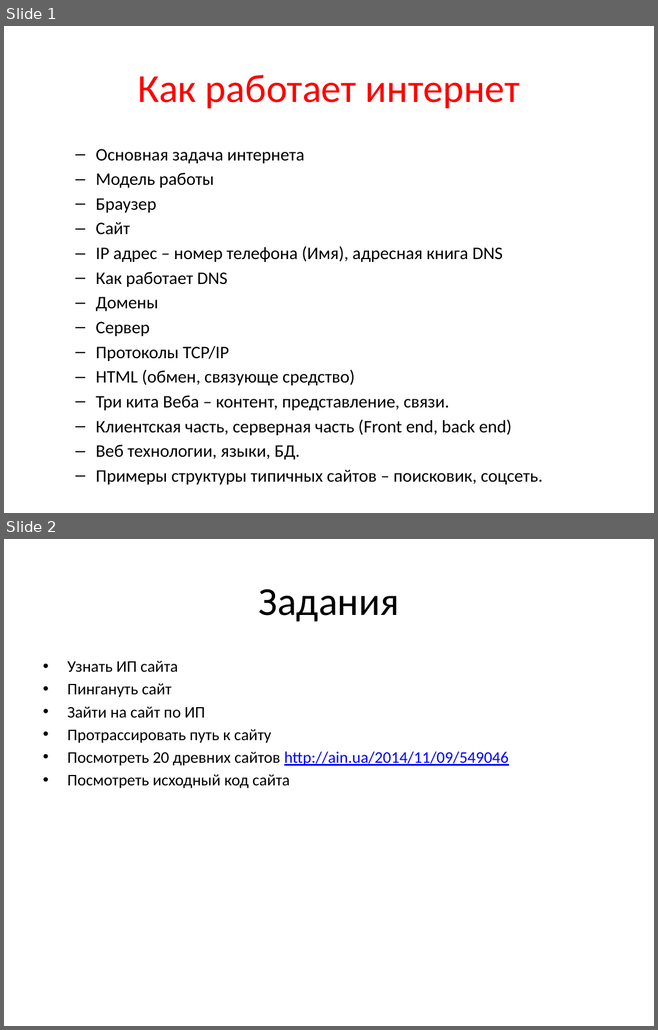
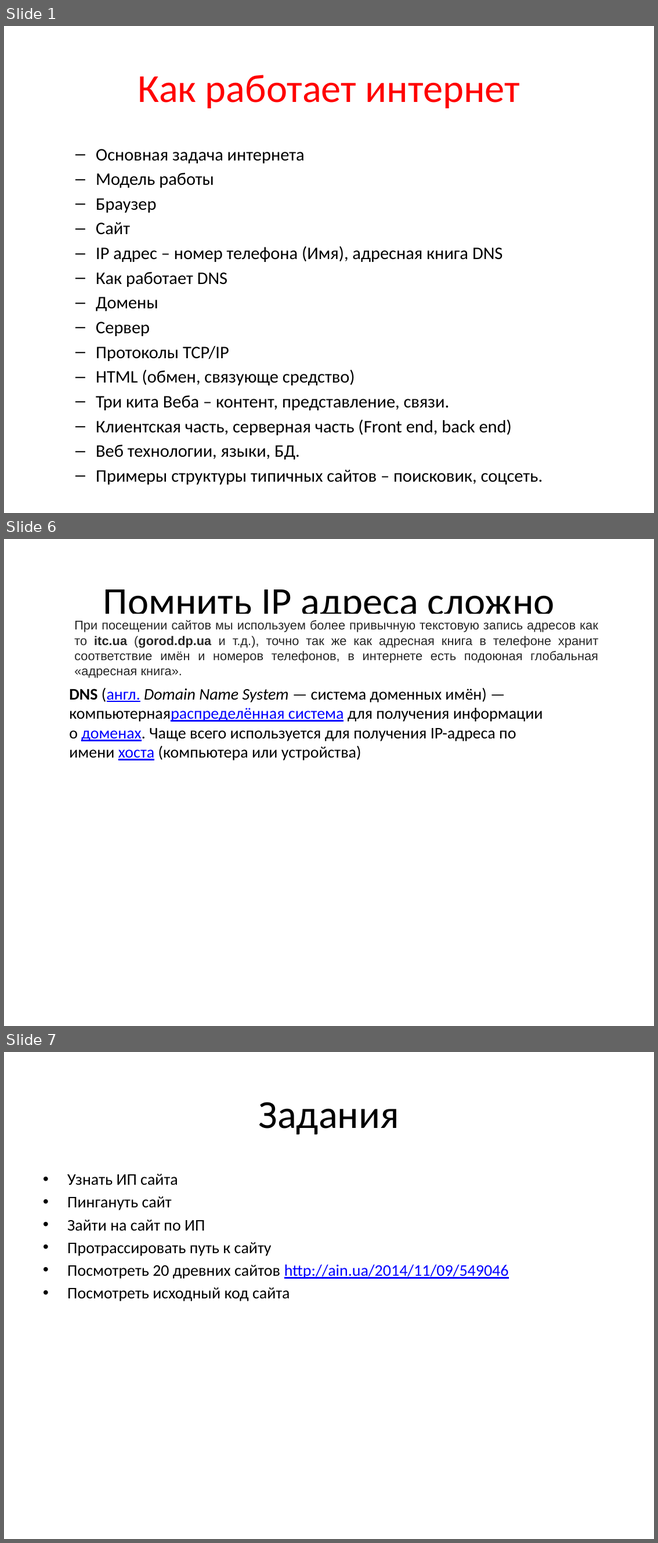
Before and after one commit to trazart/Web-course-01, a slide deck: 0001 - plan - lecture 2 - anton.pptx. Shown one above the other, each under a label of ours: slides 1 and 2 before the commit, slides 1, 6 and 7 after it; the slides between them are not shown. The pictures are 658x1030 and 658x1543 pixels, drawn with LibreOffice and Linux fonts; fonts in the diff are those of the drawing. Boxes give left, top, right and bottom in pixels: in the first picture for what was removed or moved away, otherwise in the second. Text is boxed around its words. In the diff, an @@ line names an element or a change of style, - is before the commit and + after.

```diff
--- a/0001 - plan - lecture 2 - anton.pptx
+++ b/0001 - plan - lecture 2 - anton.pptx
@@ slide 6 added at [4,539,654,1026], background #FFFFFF @@
@@ title added at [103,589,554,624], 44 pt, text #000000 @@
+Помнить IP адреса сложно
@@ text added at [74,620,598,678], 14 pt, text #252525 @@
+При посещении сайтов мы используем более привычную текстовую запись адресов как то itc.ua (gorod.dp.ua и т.д.), точно так же как адресная книга в телефоне хранит соответствие имён и номеров телефонов, в интернете есть подоюная глобальная «адресная книга».
@@ text added at [69,687,543,761], 18 pt, text #000000 @@
+DNS (англ. Domain Name System — система доменных имён) — компьютернаяраспределённая система для получения информации о доменах. Чаще всего используется для получения IP-адреса по имени хоста (компьютера или устройства)
@@ what was slide 2 is now slide 7 @@
```
Also in this commit, not shown: 4 other slides added.
